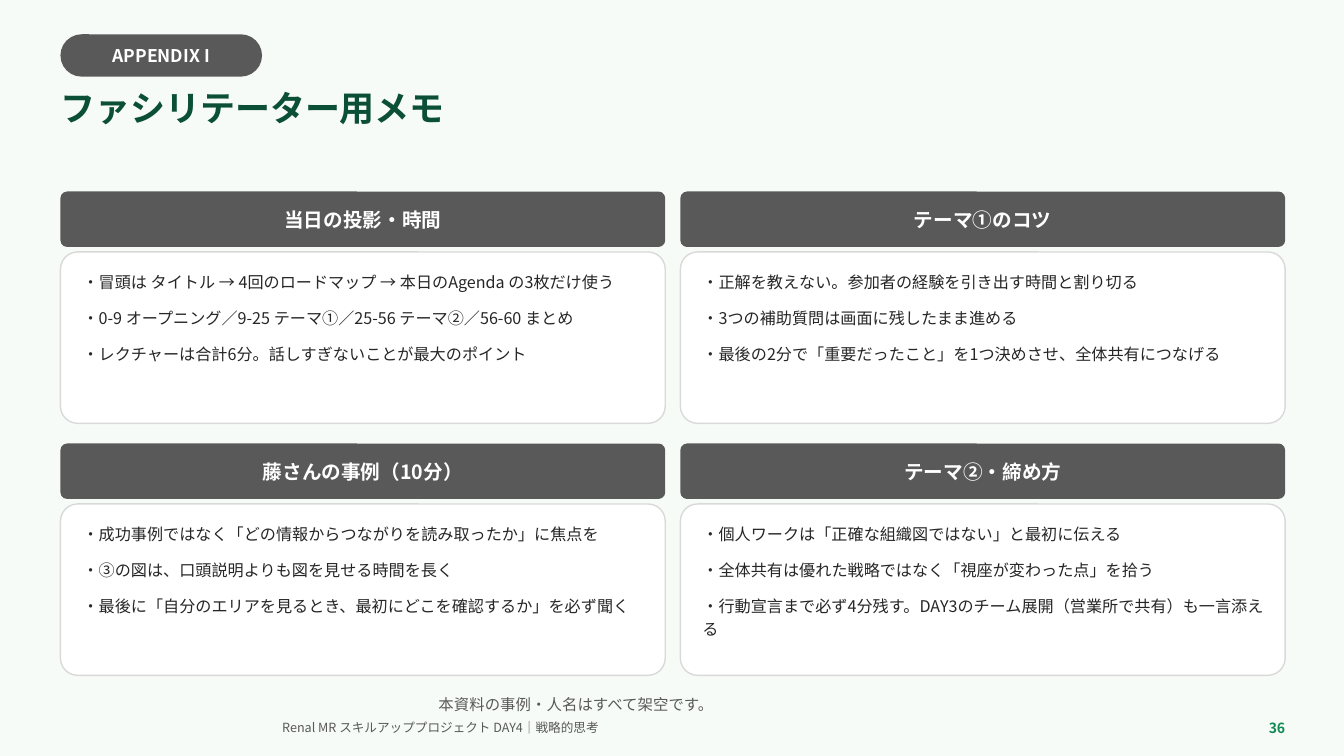
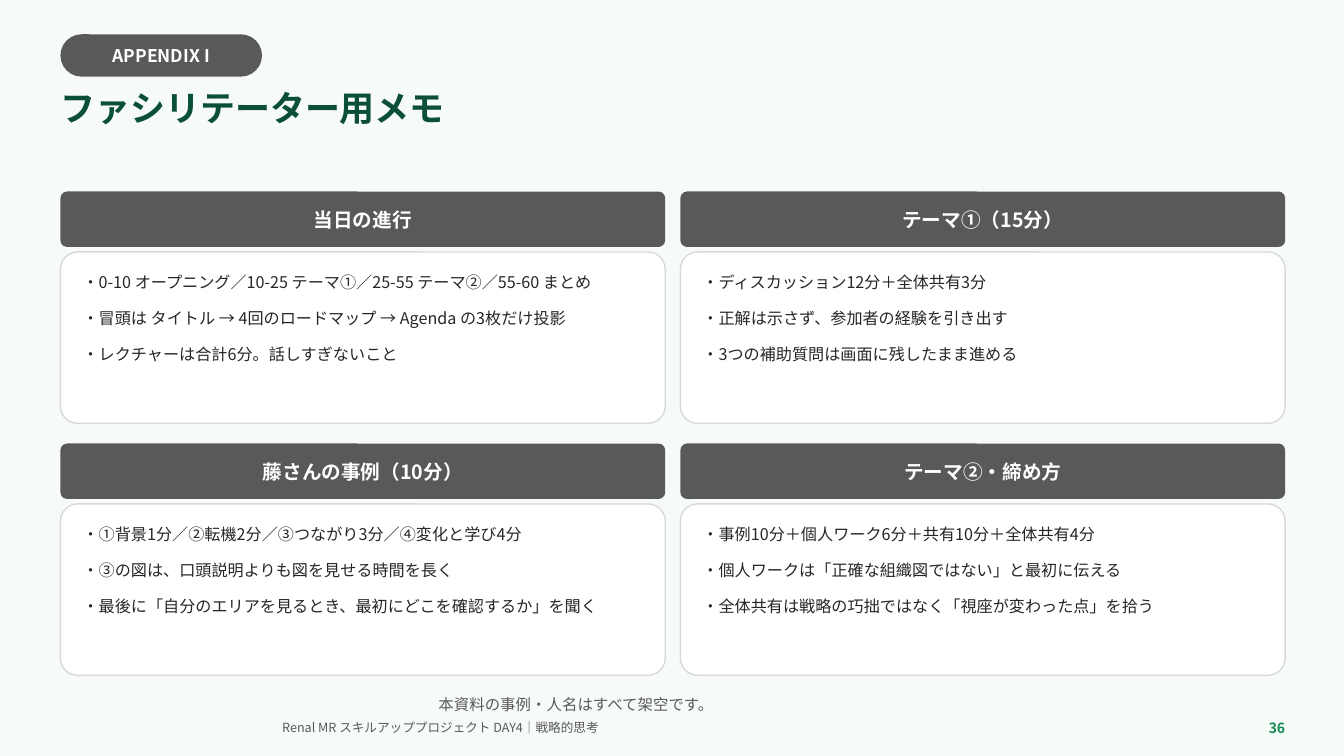
Before and after one commit to TAKUYA-1187/Claude, a slide deck: slide 36 of novartis_training/DAY4_ちょっと分かるだけで世界が変わる.pptx. Drawn at 1344x756 pixels with LibreOffice and Linux fonts; fonts in the diff are those of the drawing; background and template pictures are left out. Boxes give left, top, right and bottom in pixels: in the first picture for what was removed or moved away, otherwise in the second. Text is boxed around its words. In the diff, an @@ line names an element or a change of style, - is before the commit and + after.

```diff
--- a/novartis_training/DAY4_ちょっと分かるだけで世界が変わる.pptx
+++ b/novartis_training/DAY4_ちょっと分かるだけで世界が変わる.pptx
@@ text in rounded rectangle at bbox=[314, 210, 412, 229]: text changed @@
-当日の投影・時間
+当日の進行
@@ text in rounded rectangle at bbox=[902, 210, 1063, 229]: text changed @@
-テーマ①のコツ
+テーマ①（15分）
@@ text in rounded rectangle at bbox=[83, 274, 591, 362]: text changed @@
-・冒頭は タイトル → 4回のロードマップ → 本日のAgenda の3枚だけ使う
-・0-9 オープニング／9-25 テーマ①／25-56 テーマ②／56-60 まとめ
-・レクチャーは合計6分。話しすぎないことが最大のポイント
+・0-10 オープニング／10-25 テーマ①／25-55 テーマ②／55-60 まとめ
+・冒頭は タイトル → 4回のロードマップ → Agenda の3枚だけ投影
+・レクチャーは合計6分。話しすぎないこと
@@ text in rounded rectangle at bbox=[702, 274, 1007, 326]: text changed @@
-・正解を教えない。参加者の経験を引き出す時間と割り切る
+・ディスカッション12分＋全体共有3分
+・正解は示さず、参加者の経験を引き出す
@@ text in rounded rectangle at bbox=[702, 346, 1220, 362]: paragraph removed @@
-・最後の2分で「重要だったこと」を1つ決めさせ、全体共有につなげる
@@ text in rounded rectangle at bbox=[83, 526, 522, 542]: text changed @@
-・成功事例ではなく「どの情報からつながりを読み取ったか」に焦点を
+・①背景1分／②転機2分／③つながり3分／④変化と学び4分
@@ text in rounded rectangle at bbox=[702, 526, 1094, 542]: paragraph added @@
+・事例10分＋個人ワーク6分＋共有10分＋全体共有4分
@@ text in rounded rectangle at bbox=[83, 598, 597, 614]: text changed @@
-・最後に「自分のエリアを見るとき、最初にどこを確認するか」を必ず聞く
+・最後に「自分のエリアを見るとき、最初にどこを確認するか」を聞く
@@ text in rounded rectangle at bbox=[702, 598, 1154, 614]: text changed @@
-・全体共有は優れた戦略ではなく「視座が変わった点」を拾う
-・行動宣言まで必ず4分残す。DAY3のチーム展開（営業所で共有）も一言添える
+・全体共有は戦略の巧拙ではなく「視座が変わった点」を拾う
```
Also in this commit, not shown: 18 other slides changed, 2 other files.
